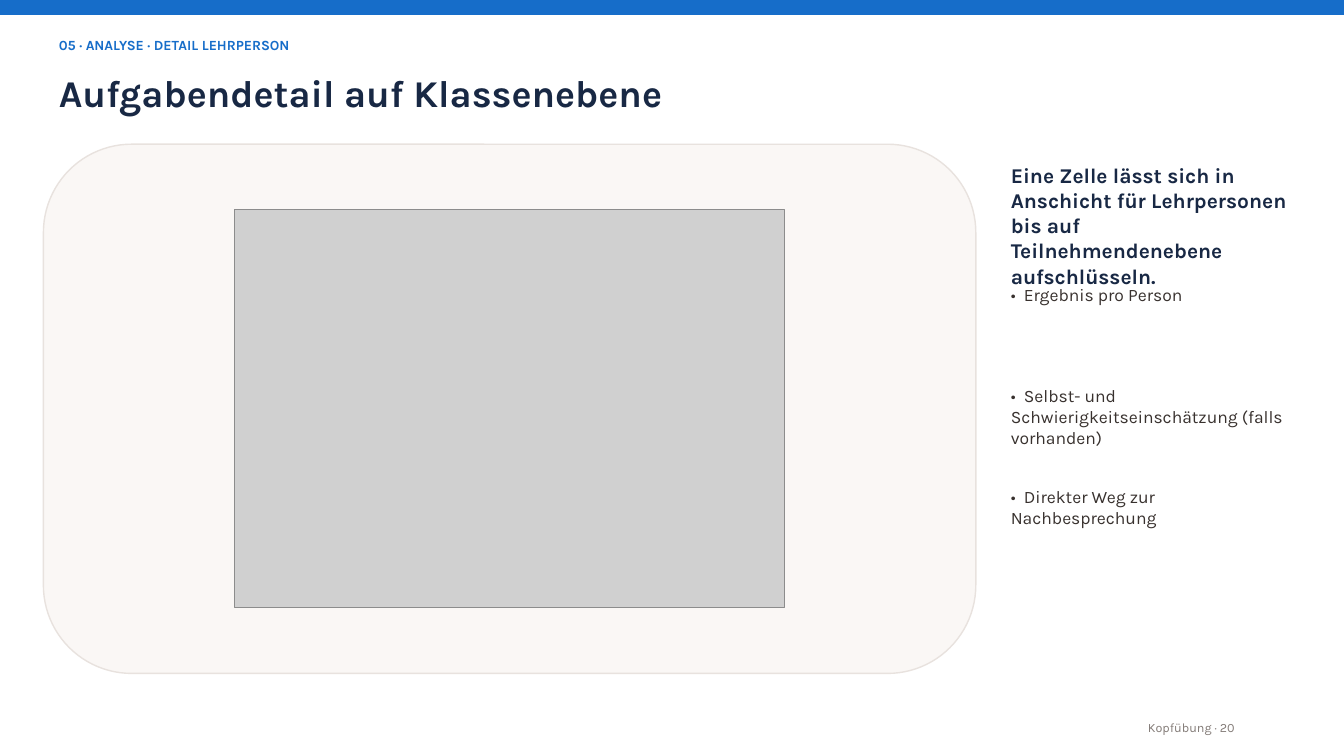
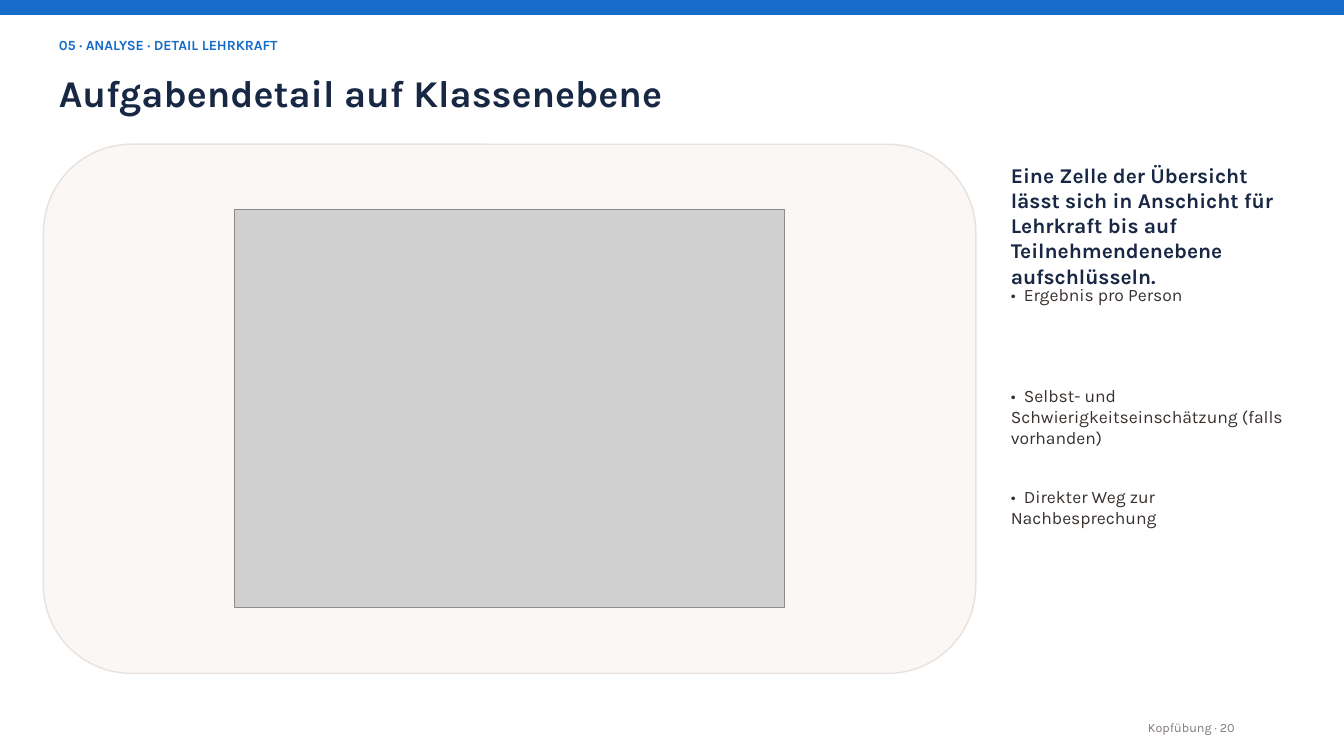
Before and after one commit to kyannic52/moodle-mod_kopfuebung, a slide deck: slide 19 of Kopfuebung_Plugin_Praesentation.pptx. Drawn at 1344x756 pixels with LibreOffice and Linux fonts; fonts in the diff are those of the drawing; grey boxes stand for pictures. Boxes give left, top, right and bottom in pixels: in the first picture for what was removed or moved away, otherwise in the second. Text is boxed around its words. In the diff, an @@ line names an element or a change of style, - is before the commit and + after.

```diff
--- a/Kopfuebung_Plugin_Praesentation.pptx
+++ b/Kopfuebung_Plugin_Praesentation.pptx
@@ text at [59, 40, 278, 50]: text changed @@
-05 · ANALYSE · DETAIL LEHRPERSON
+05 · ANALYSE · DETAIL LEHRKRAFT
@@ text at [1011, 165, 1273, 259]: text changed @@
-Eine Zelle lässt sich in Anschicht für Lehrpersonen bis auf Teilnehmendenebene aufschlüsseln.
+Eine Zelle der Übersicht lässt sich in Anschicht für Lehrkraft bis auf Teilnehmendenebene aufschlüsseln.
```
Also in this commit, not shown: 10 other slides changed, 3 other files.
